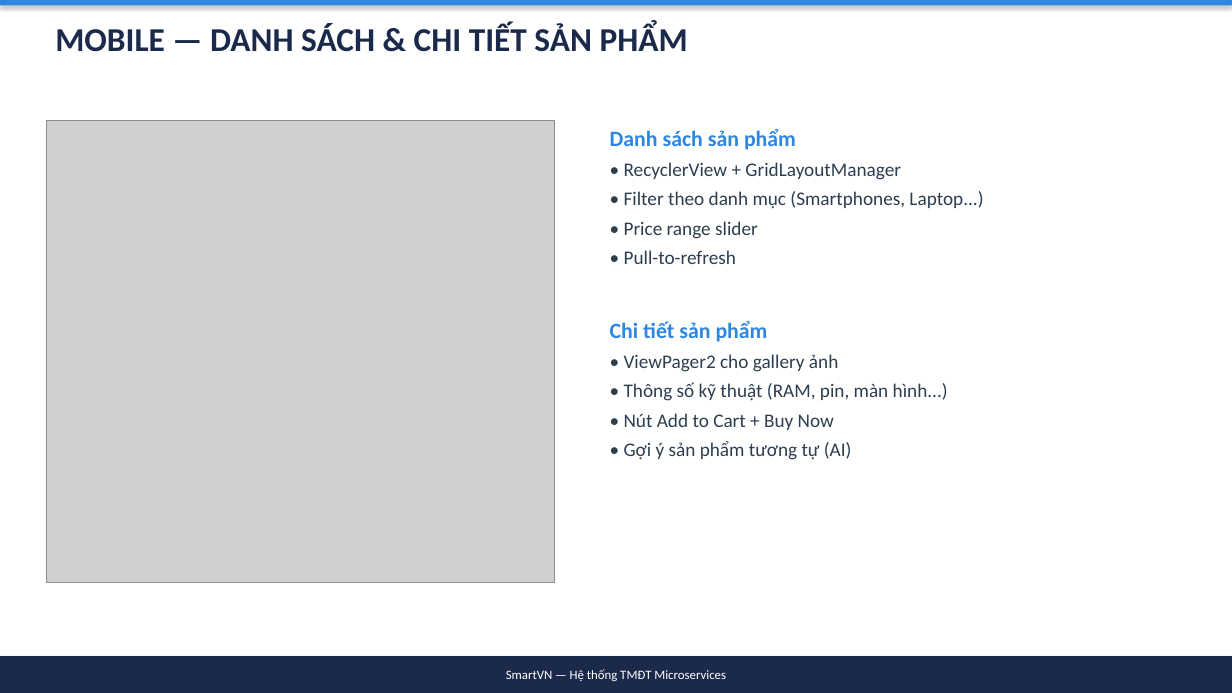
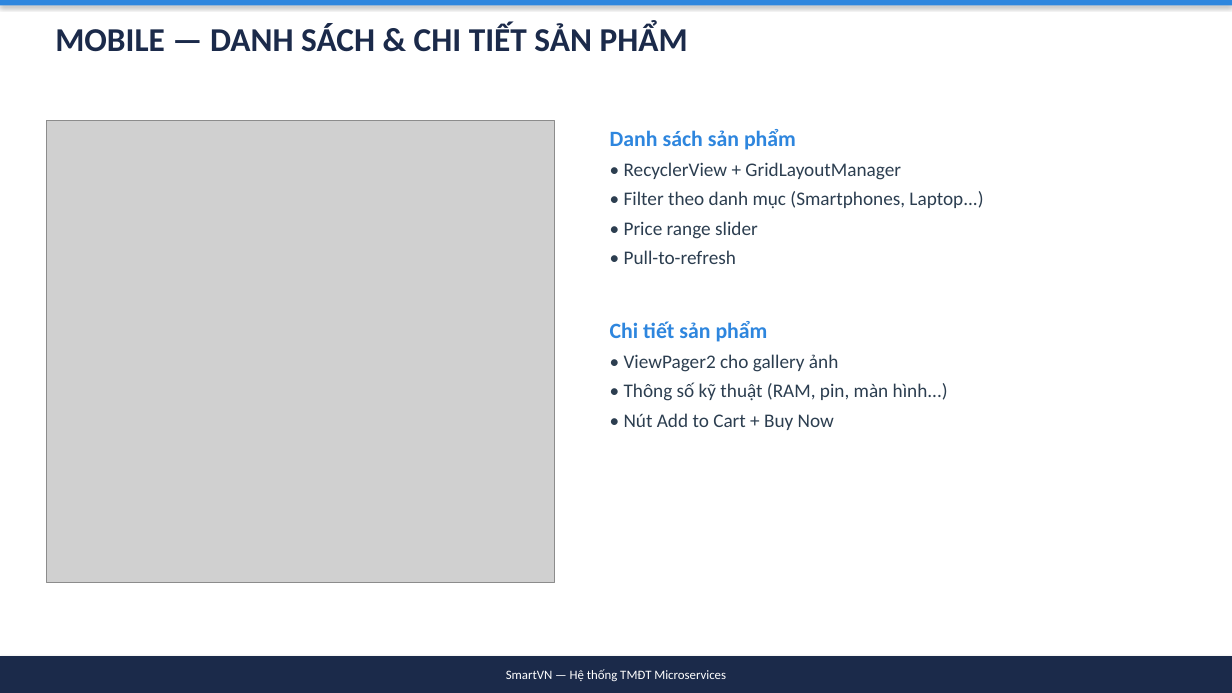
Before and after one commit to simasangggg/smartvn-report, a slide deck: slide 14 of SmartVN-Slides.pptx. Drawn at 1232x693 pixels with LibreOffice and Linux fonts; fonts in the diff are those of the drawing; grey boxes stand for pictures. Boxes give left, top, right and bottom in pixels: in the first picture for what was removed or moved away, otherwise in the second. Text is boxed around its words. In the diff, an @@ line names an element or a change of style, - is before the commit and + after.

```diff
--- a/SmartVN-Slides.pptx
+++ b/SmartVN-Slides.pptx
@@ text at box(624, 441, 852, 460): paragraph removed @@
-• Gợi ý sản phẩm tương tự (AI)
```
Also in this commit, not shown: 8 other slides changed, 1 slide added, 3 slides removed, 5 other files.
